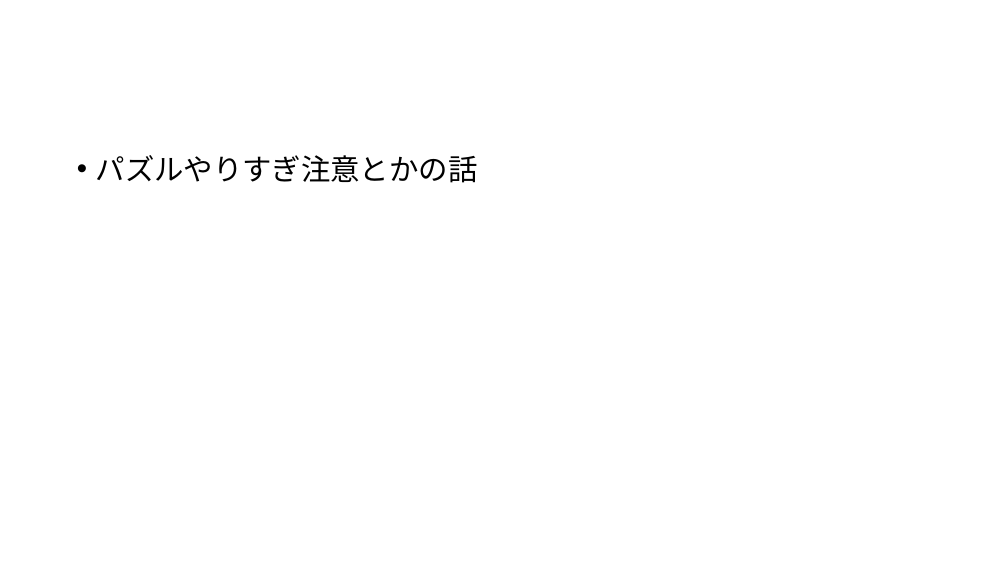
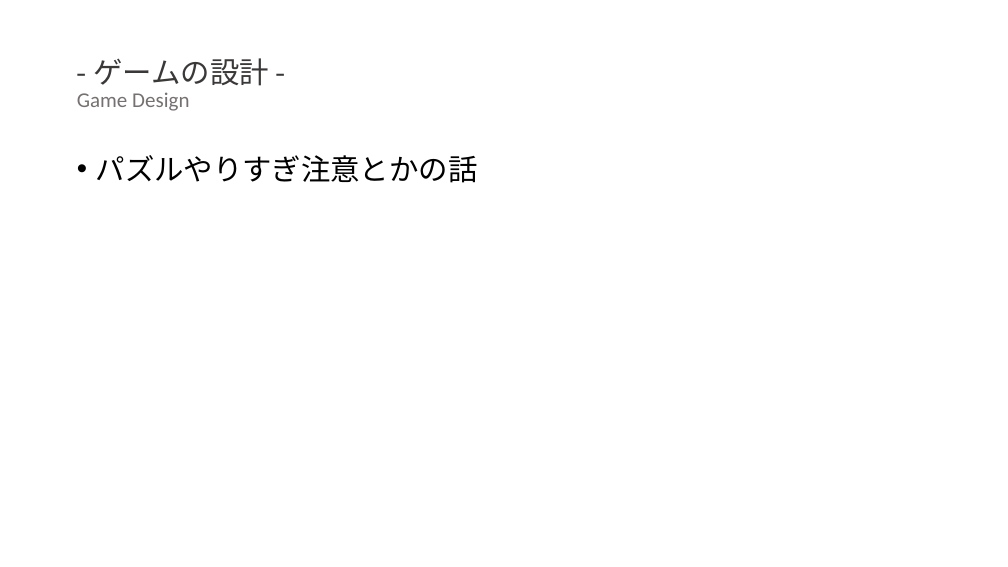
Before and after one commit to sakamana/PuzzleSoundGames, a slide deck: slide 7 of 卒研発表会.pptx. Drawn at 1008x567 pixels with LibreOffice and Linux fonts; fonts in the diff are those of the drawing. Boxes give left, top, right and bottom in pixels: in the first picture for what was removed or moved away, otherwise in the second. Text is boxed around its words. In the diff, an @@ line names an element or a change of style, - is before the commit and + after.

```diff
--- a/卒研発表会.pptx
+++ b/卒研発表会.pptx
@@ title added at box(77, 58, 269, 111), 20 pt, text #767171 @@
+- ゲームの設計 -
+Game Design
```
Also in this commit, not shown: 1 other slide changed, 3 other files.
